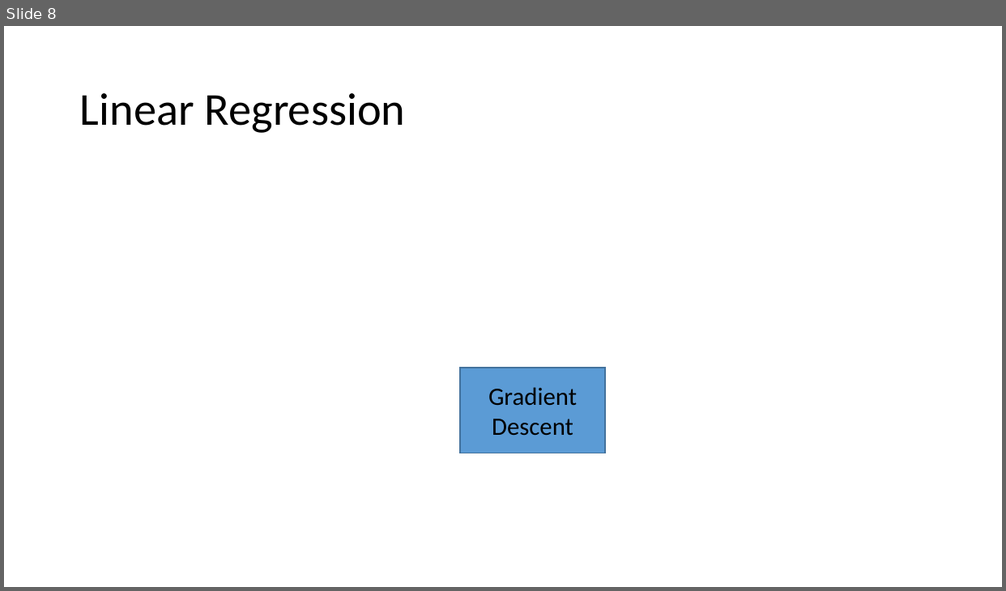
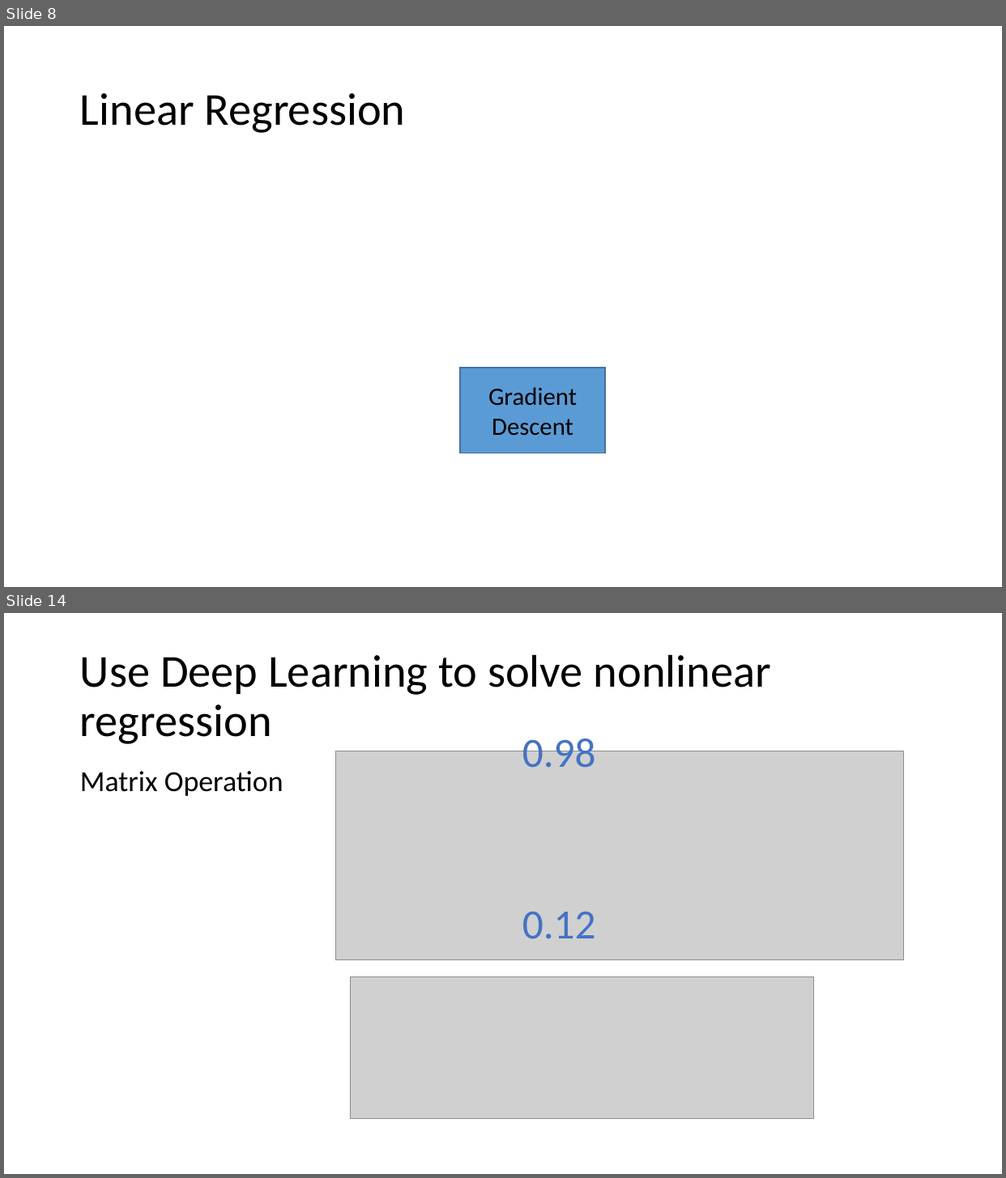
Before and after one commit to CaralBaby/Apply-Machine-Learning-in-Motion-Planning, a slide deck: Introduction to Machine Learning and the Applications in Motion Planning.pptx. Shown one above the other, each under a label of ours: slide 8 before the commit, slides 8 and 14 after it; the slides between them are not shown. The pictures are 1006x591 and 1006x1178 pixels, drawn with LibreOffice and Linux fonts; fonts in the diff are those of the drawing; grey boxes stand for pictures. Boxes give left, top, right and bottom in pixels: in the first picture for what was removed or moved away, otherwise in the second. Text is boxed around its words. In the diff, an @@ line names an element or a change of style, - is before the commit and + after.

```diff
--- a/Introduction to Machine Learning and the Applications in Motion Planning.pptx
+++ b/Introduction to Machine Learning and the Applications in Motion Planning.pptx
@@ slide 14 added at [4,613,1002,1174], background #FFFFFF @@
@@ title added at [80,654,771,744], 44 pt, text #000000 @@
+Use Deep Learning to solve nonlinear regression
@@ text added at [522,733,596,768], 40 pt, text #4472C4 @@
+0.98
@@ picture added at [335,752,904,961] @@
@@ text added at [80,771,283,796], 28 pt, text #000000 @@
+Matrix Operation
@@ text added at [522,911,596,939], 40 pt, text #4472C4 @@
+0.12
@@ picture added at [351,977,814,1119] @@
```
Also in this commit, not shown: 1 slide changed, 10 other slides added.
